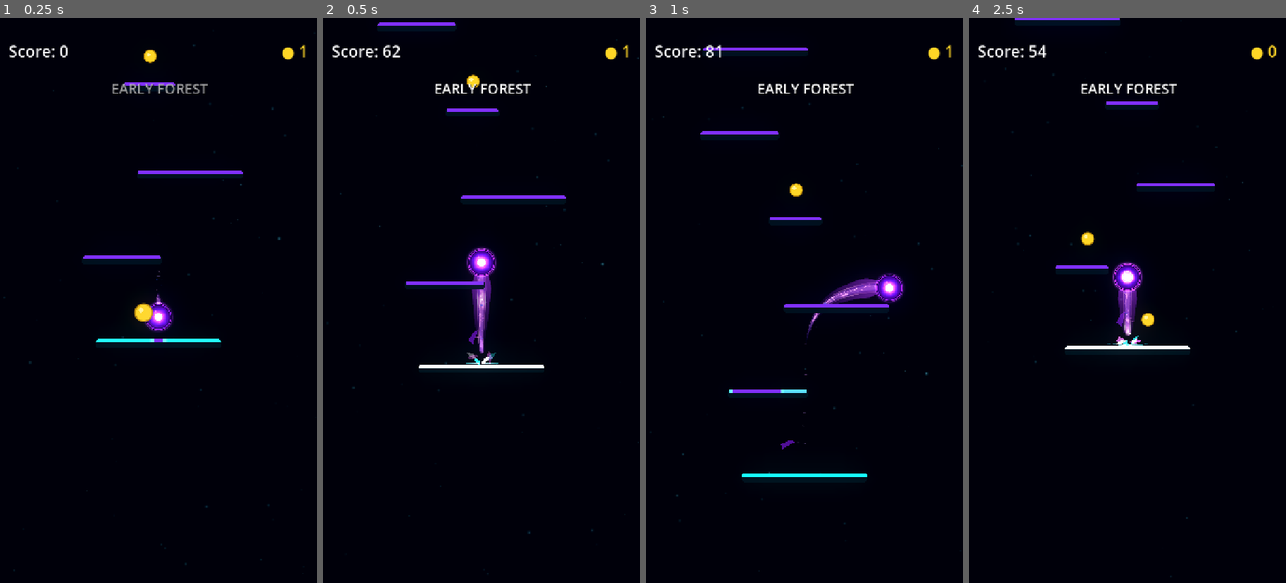
Above: before the commit, frames 1-4 (left to right).
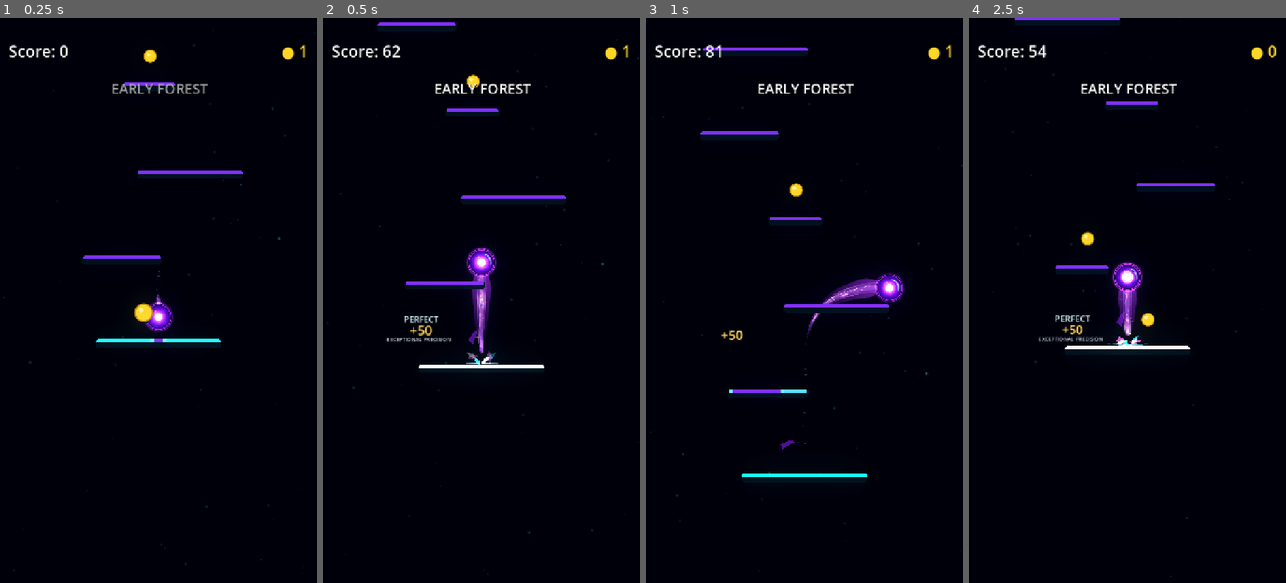
Above: after the commit, the same moments.

Repository: Kryodo/TowerJump
Game: Godot game, scene res://scenes/main.tscn
The game is run twice, just before and just after one commit, with the same random seed, the same clock (stepped at 60 frames per second) and the same inputs.
Inputs (mouse positions are in pixels of both pictures, inside the frame that each line leads up to):
- Up to frame 1 (0.25 s): no input
- Up to frame 2 (0.5 s): no input
- Up to frame 3 (1 s): move the mouse to (874, 272) at 0.52 s; hold Right (ui_right) from 0.53 s (still down); click (874, 272) at 0.67 s
- Up to frame 4 (2.5 s): release Right (ui_right) at 1.25 s; drag from (1064, 328) to (1117, 193) at 1.27 s; click "Nochmal spielen" at 2 s

Frame 1 is identical in both runs. In frame 2, 0.3% of the frame differs, in the area x 19-54%, y 41-58%; in frame 3, less than 0.1%; in frame 4, 0.3%.
Error before the commit: Parse Error: Identifier "streak_just_activated" not declared in the current scope. (res://scripts/landing/landing_feedback_presenter.gd:225)

Commit message:
Fix indicator energy transition timing

Diff:
--- a/scripts/landing/landing_feedback_presenter.gd
+++ b/scripts/landing/landing_feedback_presenter.gd
@@ -222,7 +222,13 @@
 
 	var duration: float = 0.16
 	if target > current:
-		duration = 0.34 if streak_just_activated else (0.28 if activation else 0.20)
+		if activation:
+			duration = (
+				0.34 if label == _streak_label or label == _streak_counter
+				else 0.28
+			)
+		else:
+			duration = 0.20
 
 	var tween := create_tween()
 	_indicator_energy_tweens[label.name] = tween
